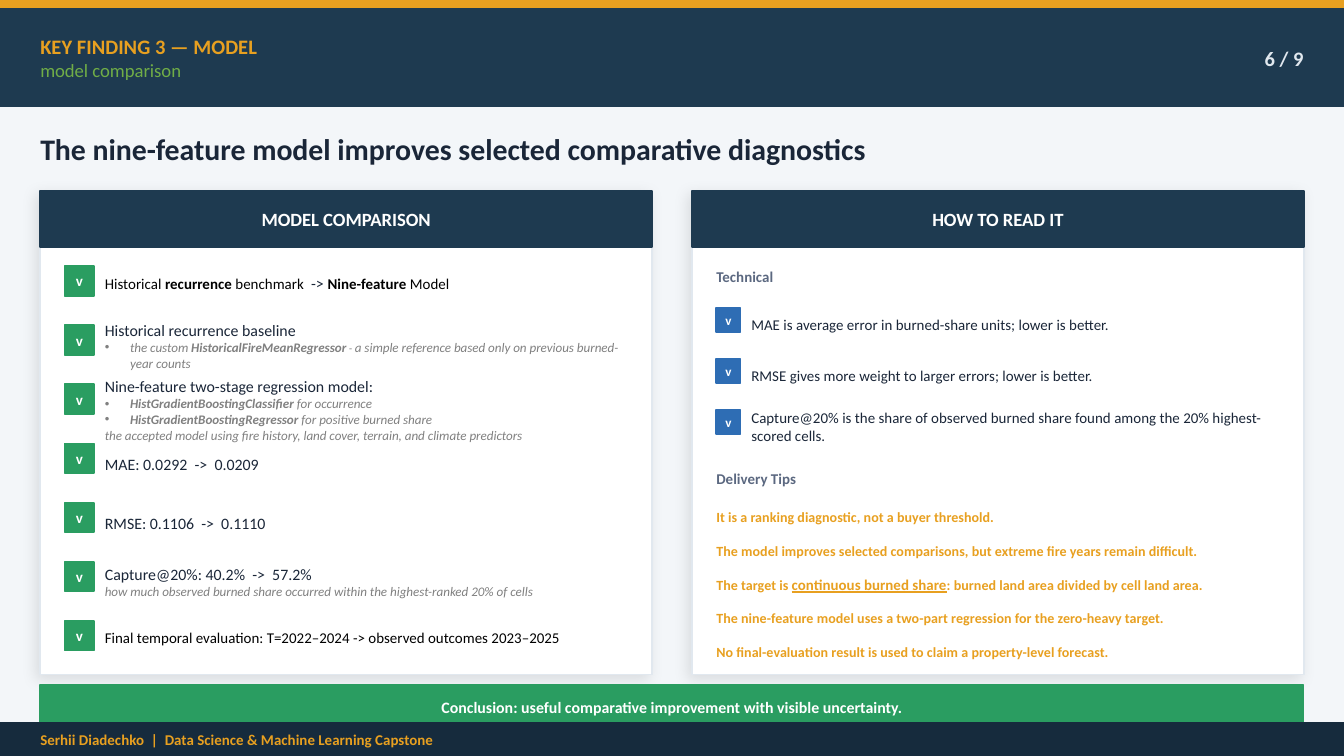
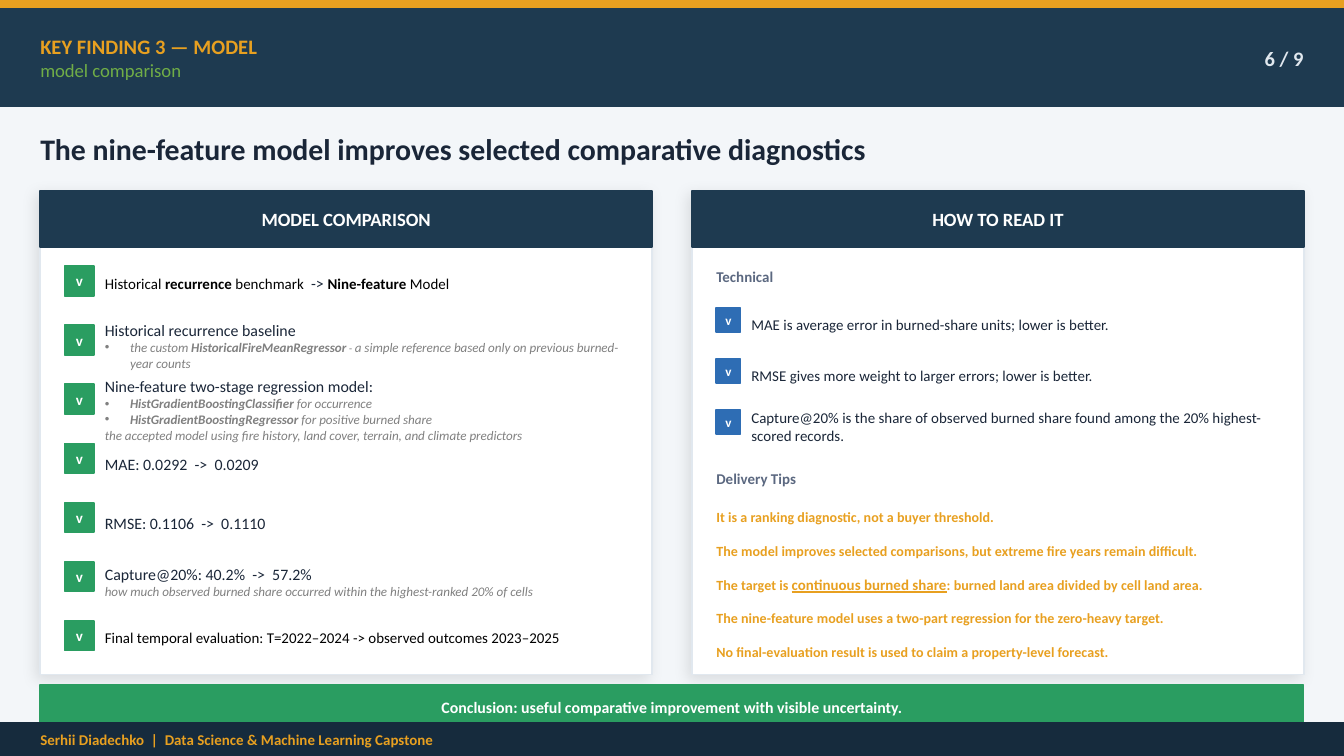
Before and after one commit to serhii-diadechko-git/wildfire_property_screening_portugal, a slide deck: slide 6 of reports/presentation/wildfire_exposure_screening_capstone_final.pptx. Drawn at 1344x756 pixels with LibreOffice and Linux fonts; fonts in the diff are those of the drawing. Boxes give left, top, right and bottom in pixels: in the first picture for what was removed or moved away, otherwise in the second. Text is boxed around its words. In the diff, an @@ line names an element or a change of style, - is before the commit and + after.

```diff
--- a/reports/presentation/wildfire_exposure_screening_capstone_final.pptx
+++ b/reports/presentation/wildfire_exposure_screening_capstone_final.pptx
@@ text at box(751, 412, 1260, 441): text changed @@
-Capture@20% is the share of observed burned share found among the 20% highest-scored cells.
+Capture@20% is the share of observed burned share found among the 20% highest-scored records.
```
Also in this commit, not shown: 1 other slide changed.
